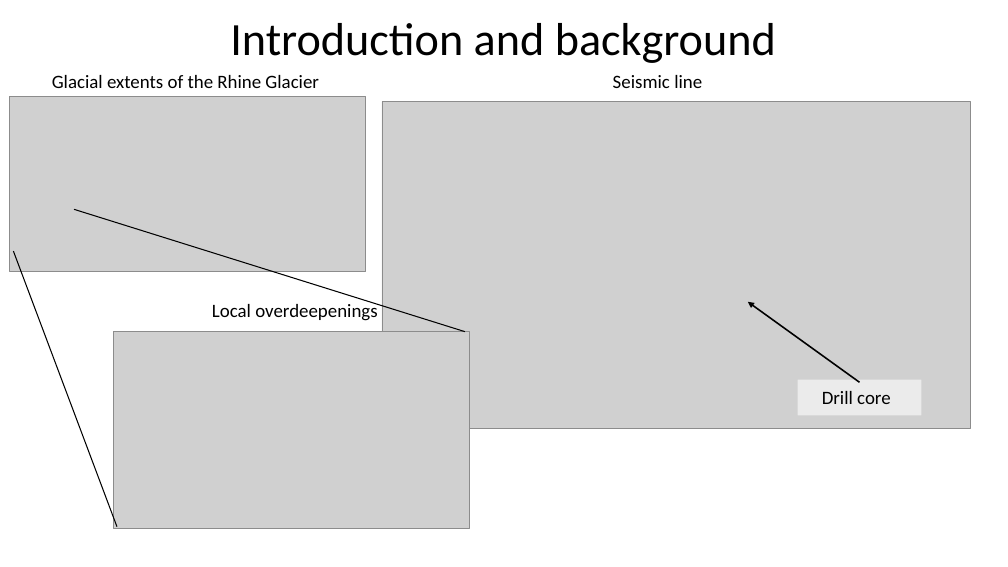
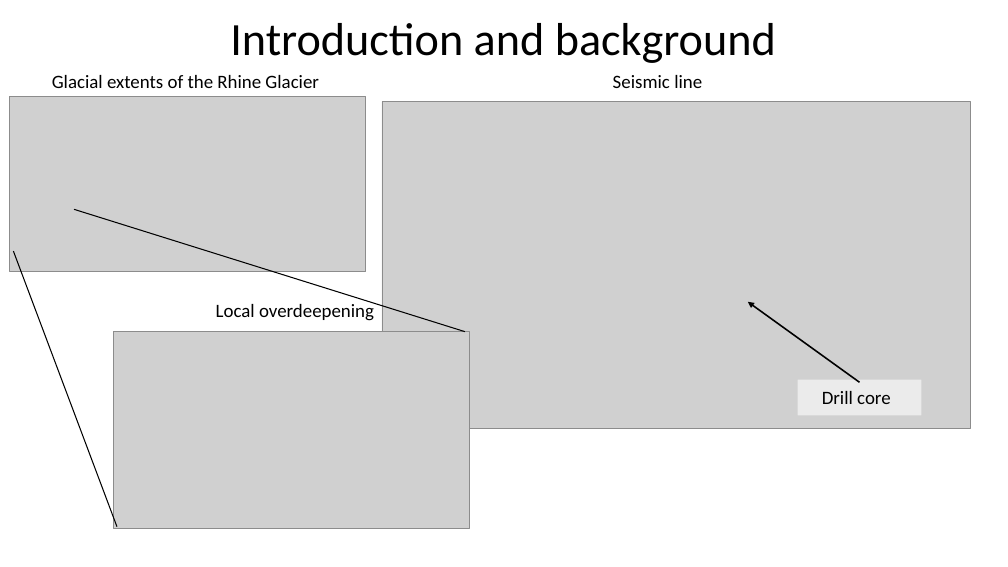
Before and after one commit to pbecerrav/ADS_course, a slide deck: slide 2 of Module3/M3project/presentation/Presentation_CAS_ADP_20231008_sebastian_avisek.pptx. Drawn at 1008x567 pixels with LibreOffice and Linux fonts; fonts in the diff are those of the drawing; grey boxes stand for pictures. Boxes give left, top, right and bottom in pixels: in the first picture for what was removed or moved away, otherwise in the second. Text is boxed around its words. In the diff, an @@ line names an element or a change of style, - is before the commit and + after.

```diff
--- a/Module3/M3project/presentation/Presentation_CAS_ADP_20231008_sebastian_avisek.pptx
+++ b/Module3/M3project/presentation/Presentation_CAS_ADP_20231008_sebastian_avisek.pptx
@@ text at [216, 301, 374, 321]: text changed @@
-Local overdeepenings
+Local overdeepening
```
Also in this commit, not shown: 2 other files.
